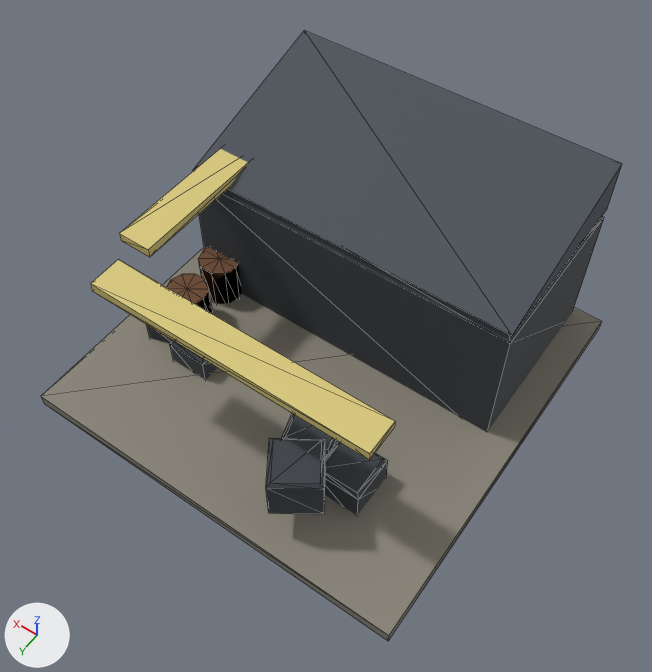
The glTF model assets/models/supply_depot.glb: old version first, new version second.
One viewpoint serves both versions: a 50 mm camera at (-4.64, 6.61, 11.04) aimed at (-0.2, 0.38, 1.27). Arrows for +X, +Y and +Z are at lower left; the lights stay in place. The first picture is the older version. Mesh edges are drawn as thin lines. Vertices at exactly the same position are counted once.

The first picture shows 'Body'.
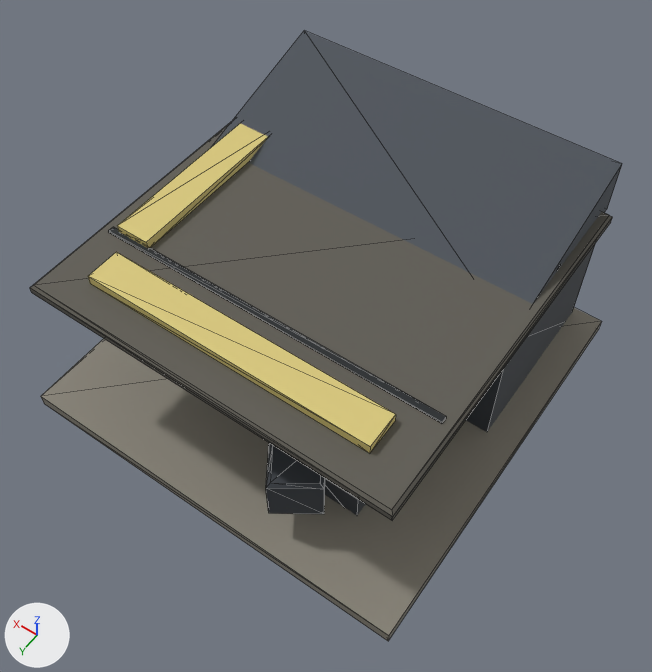
What differs and where, as boxes [x1, y1, x2, y2] in the pictures (652 x 672 px):
'Body', reshaped
    before: [41, 31, 622, 641]
    after: [30, 31, 622, 641]
part 1 of me_body, added
    after: [108, 227, 446, 423]
part 2 of me_body, built on
    before: [90, 149, 395, 460]
    after: [30, 121, 613, 521]

The change, as a diff of the scene's bpy script:
```diff
--- a/assets/models/supply_depot.glb.py
+++ b/assets/models/supply_depot.glb.py
@@ mat_dark @@
+mat_dark = principled_material('Dark')
+mat_dark.base_color = (0.0159, 0.0194, 0.0222)  # black #222629
+mat_dark.roughness = 0.85
@@ mat_concrete_dark @@
+mat_concrete_dark = principled_material('Concrete_Dark')
+mat_concrete_dark.base_color = (0.112, 0.105, 0.0862)  # dark grey #5e5b53
+mat_concrete_dark.roughness = 0.8
@@ me_body @@
 # used by ob_body; location = (0.0, 0.0, 0.0)
-me_body.from_pydata(...)  # 146 vertices, 244 faces; spans x -3.0..3.0, y -3.0..3.0, z 0.0..3.2
+me_body.from_pydata(...)  # 174 vertices, 288 faces; spans x -3.0..3.0, y -3.0..3.0, z 0.0..3.2
+# me_body part 1: a new loose piece, a box spanning x -2.538..2.538, y 1.359..1.449, z 2.53..2.57, in mat_dark (black #222629)
+# me_body part 2
+# 4 vertices are removed from x -2.1..2.41, y -1.62..2.23, z 2.4
+# 24 faces are deleted
+# 4 vertices move from x -2.1..2.41, y -1.62..2.23, z 2.4 to x -2.1..2.41, y -1.62..2.23, z 2.68
+# 16 vertices are added at x -2.7..2.7, y -2.7..2.7, z 2.4..2.68
+# 20 new faces join them, mat_concrete_dark (dark grey #5e5b53)
+# 24 new faces join them, mat_faction (yellow #d9c87a)
+# other edits to the shape of me_body do not show in these pictures
 me_body.materials.append(mat_concrete)
@@ me_body @@
 me_body.materials.append(mat_faction)
+me_body.materials.append(mat_concrete_dark)  # dark grey #5e5b53
+me_body.materials.append(mat_dark)  # black #222629
```
